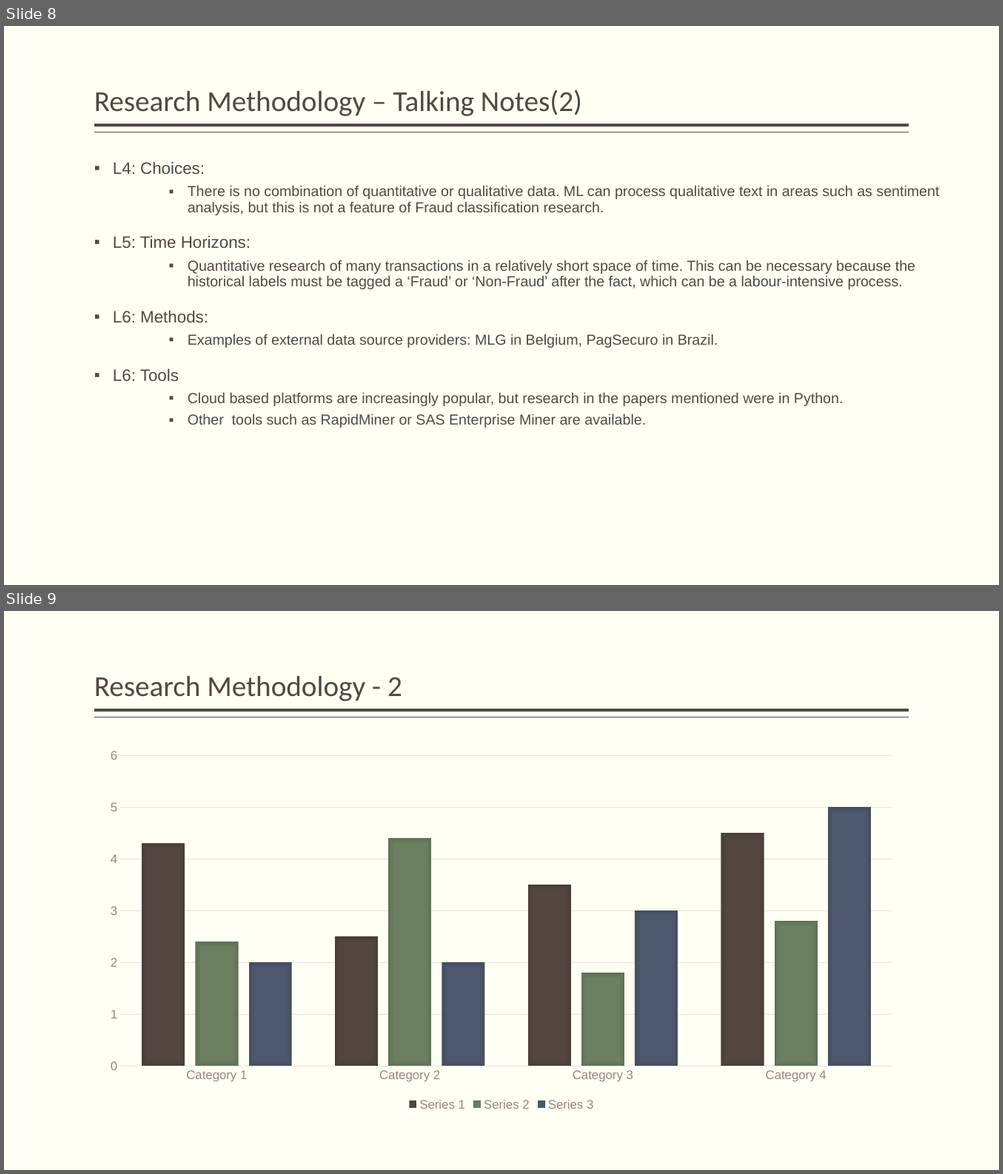
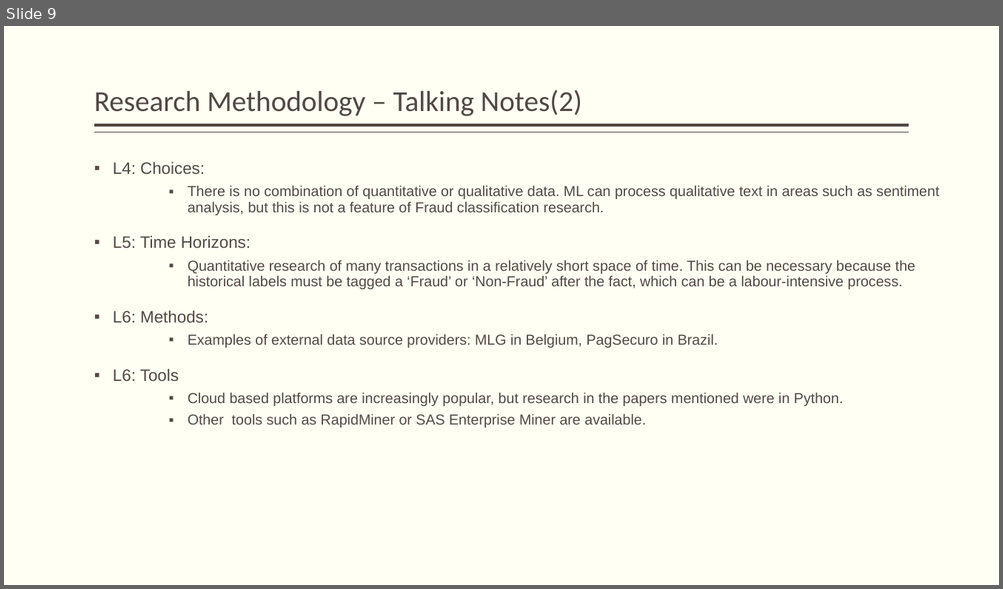
Before and after one commit to JackDaedalus/Sci-Research, a slide deck: PPT/My Topic CC Fraud cf v1-1 150222.pptx. Shown one above the other, each under a label of ours: slides 8 and 9 before the commit, slide 9 after it. The pictures are 1003x1174 and 1003x589 pixels, drawn with LibreOffice and Linux fonts; fonts in the diff are those of the drawing. Boxes give left, top, right and bottom in pixels: in the first picture for what was removed or moved away, otherwise in the second. Text is boxed around its words. In the diff, an @@ line names an element or a change of style, - is before the commit and + after.

```diff
--- a/PPT/My Topic CC Fraud cf v1-1 150222.pptx
+++ b/PPT/My Topic CC Fraud cf v1-1 150222.pptx
@@ slide 9 removed at [4, 611, 999, 1170], background #FFFFF3; not listed: 2 template elements that a slide beside it also shows @@
@@ title removed at [94, 675, 402, 701] @@
-Research Methodology - 2
@@ column chart removed at [94, 741, 909, 1115] @@
-categories: Category 1, Category 2, Category 3, Category 4
-Series 1: 4.3, 2.5, 3.5, 4.5
-Series 2: 2.4, 4.4, 1.8, 2.8
-Series 3: 2, 2, 3, 5
@@ what was slide 8 is now slide 9 @@
```
Also in this commit, not shown: 5 slides changed, 1 slide added, 1 other slide removed, 20 other files.
